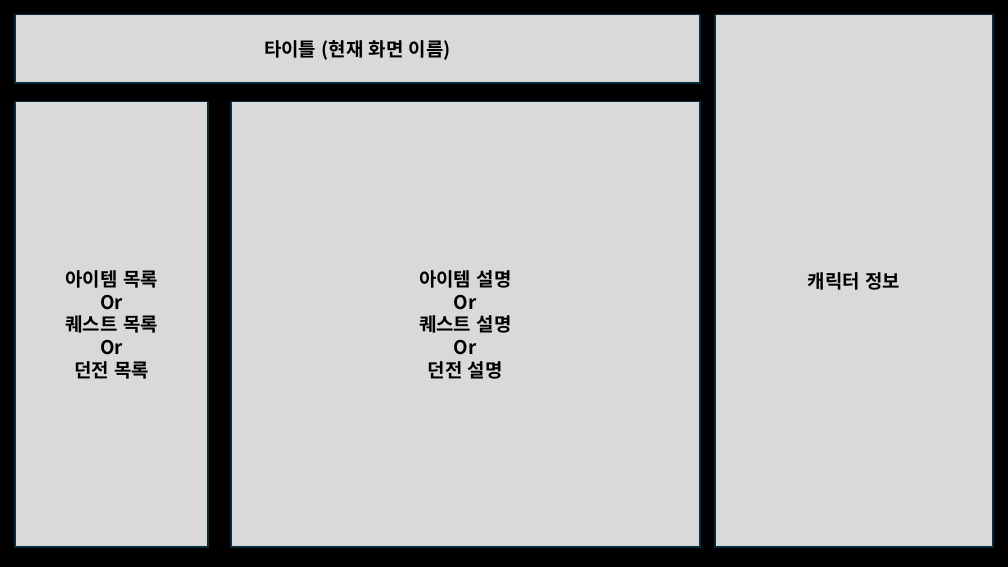
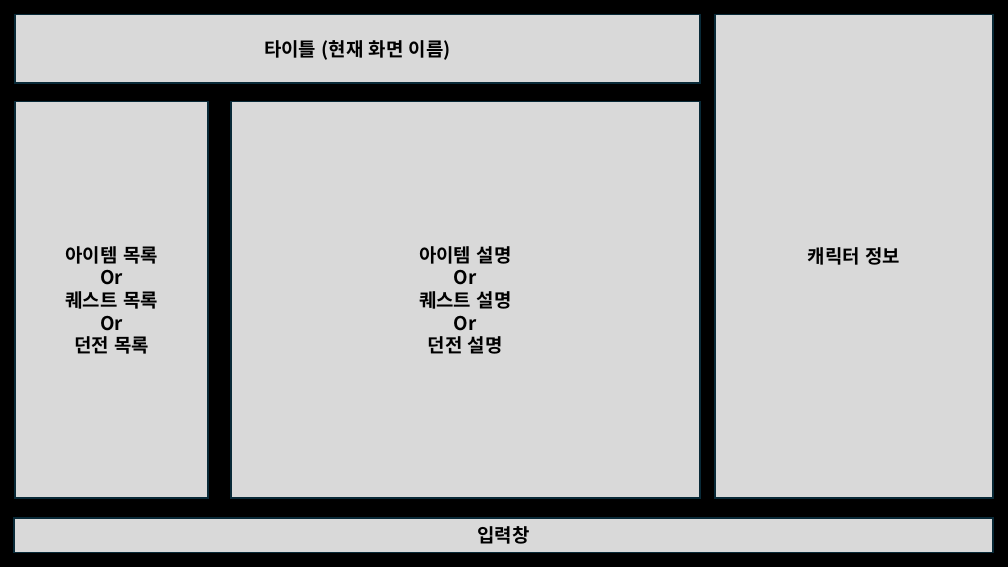
Before and after one commit to lsu0503/TextRPG_TeamProject2nd, a slide deck: slide 5 of Documents/TextRPG_와이어프레임.pptx. Drawn at 1008x567 pixels with LibreOffice and Linux fonts; fonts in the diff are those of the drawing. Boxes give left, top, right and bottom in pixels: in the first picture for what was removed or moved away, otherwise in the second. Text is boxed around its words. In the diff, an @@ line names an element or a change of style, - is before the commit and + after.

```diff
--- a/Documents/TextRPG_와이어프레임.pptx
+++ b/Documents/TextRPG_와이어프레임.pptx
@@ rectangle "캐릭터 정보": place and size @@
-rectangle "캐릭터 정보" at box(715, 14, 994, 547)
+rectangle "캐릭터 정보" at box(715, 14, 994, 498)
@@ rectangle "아이템 목록": place and size @@
-rectangle "아이템 목록" at box(15, 101, 208, 547)
+rectangle "아이템 목록" at box(15, 101, 208, 498)
@@ rectangle "아이템 설명": place and size @@
-rectangle "아이템 설명" at box(231, 101, 699, 547)
+rectangle "아이템 설명" at box(231, 101, 699, 498)
@@ rectangle added at box(14, 518, 993, 553), fill #D9D9D9, outline #092A39 1.5 pt, 18 pt, text #000000, bold @@
+입력창
```
Also in this commit, not shown: 4 other slides changed, 5 slides removed.
